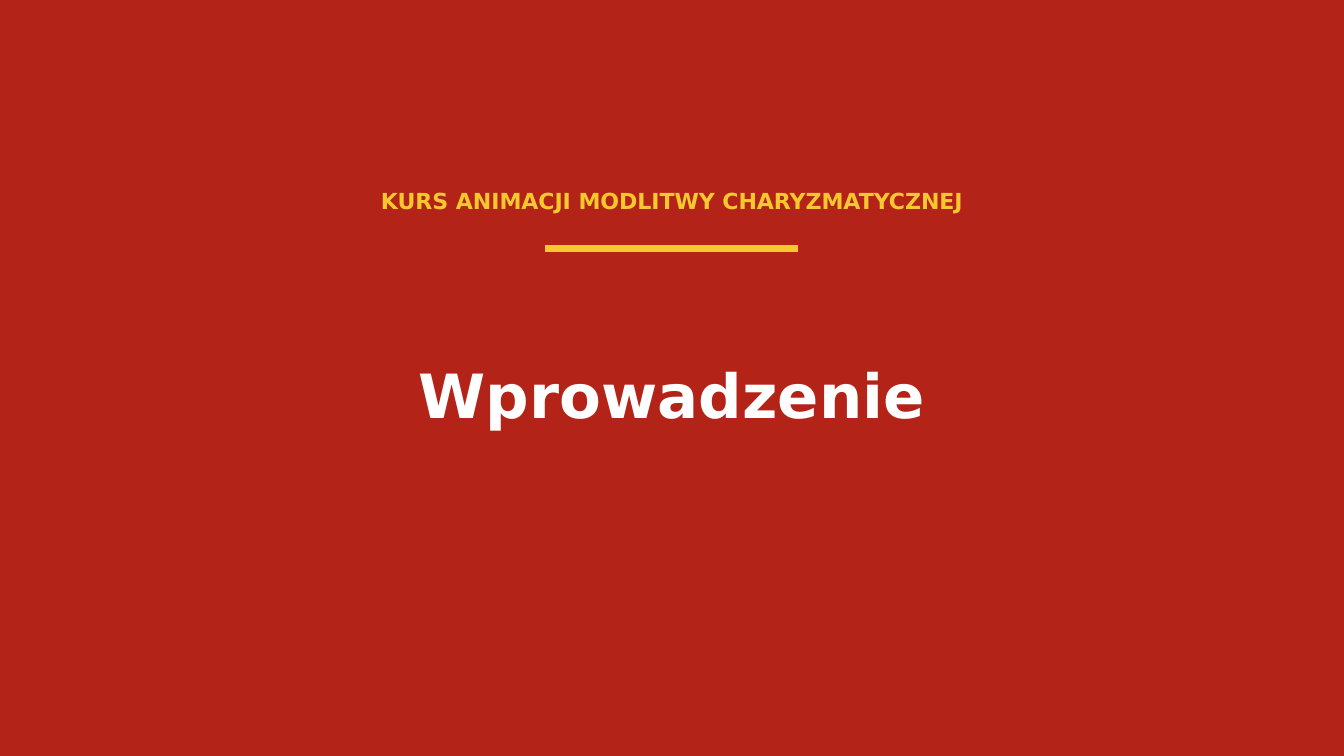
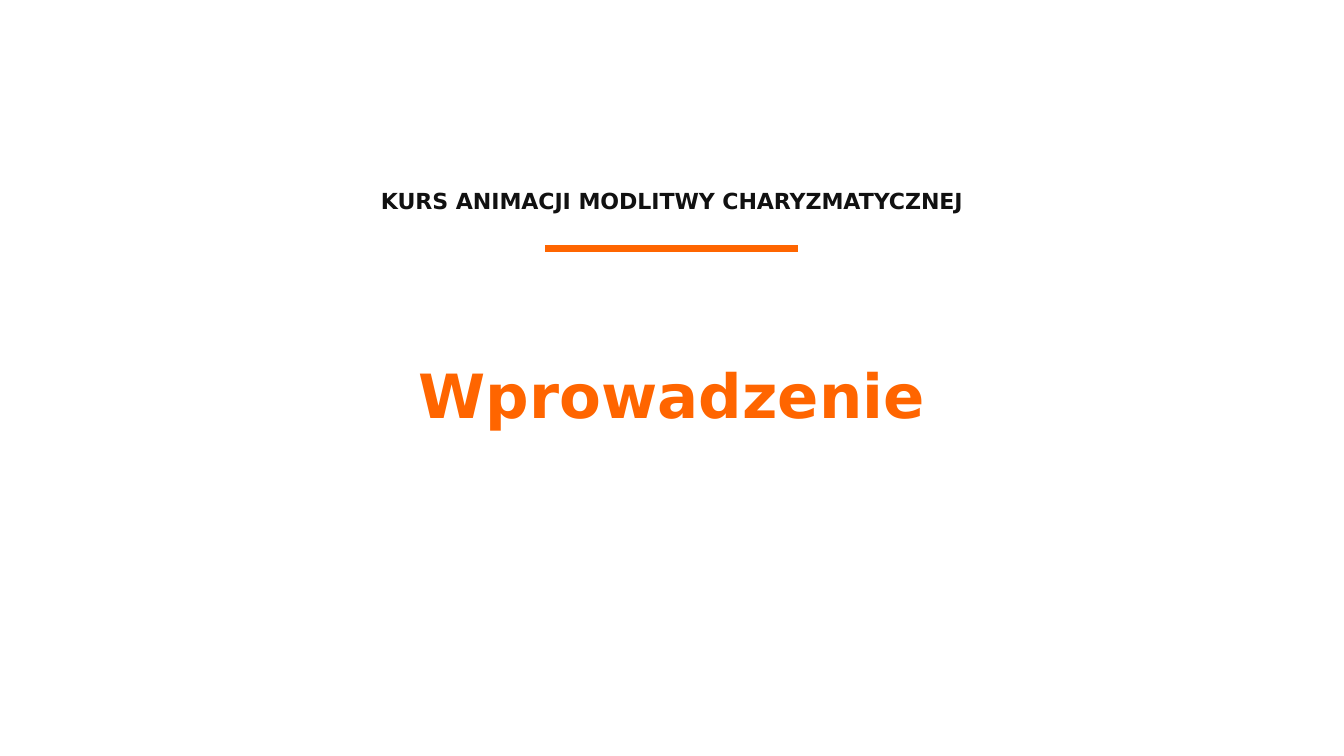
Before and after one commit to folkien/teachings, a slide deck: slide 1 of issue_kurs_kamch_lubecko/0.wprowadzenie/dyrektorium_2017_wprowadzenie_prezentacja.pptx. Drawn at 1344x756 pixels with LibreOffice and Linux fonts; fonts in the diff are those of the drawing. Boxes give left, top, right and bottom in pixels: in the first picture for what was removed or moved away, otherwise in the second. Text is boxed around its words. In the diff, an @@ line names an element or a change of style, - is before the commit and + after.

```diff
--- a/issue_kurs_kamch_lubecko/0.wprowadzenie/dyrektorium_2017_wprowadzenie_prezentacja.pptx
+++ b/issue_kurs_kamch_lubecko/0.wprowadzenie/dyrektorium_2017_wprowadzenie_prezentacja.pptx
@@ background #B42318 to #FFFFFF @@
@@ text "KURS ANIMACJI MODLITWY CHARYZMATYCZNEJ" at [381, 192, 962, 214]: text colour #F6C82F to #111111 @@
@@ rectangle at [546, 246, 799, 252]: fill #F6C82F to #FF6500; outline #F6C82F 0 pt to #FF6500 0 pt @@
@@ text "Wprowadzenie" at [419, 371, 925, 431]: text colour #FFFFFF to #FF6500 @@
```
Also in this commit, not shown: 6 other slides changed, 13 other files.
